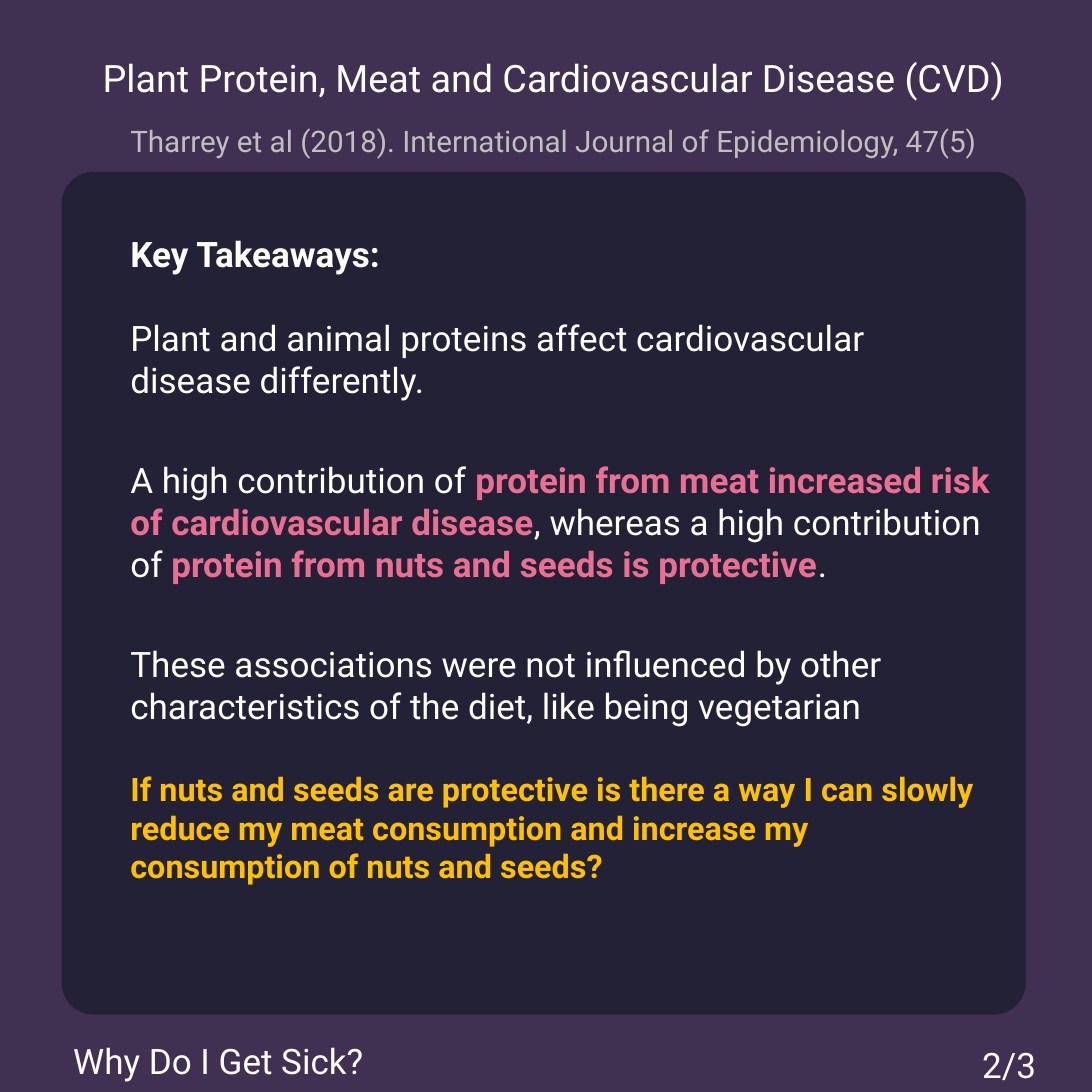
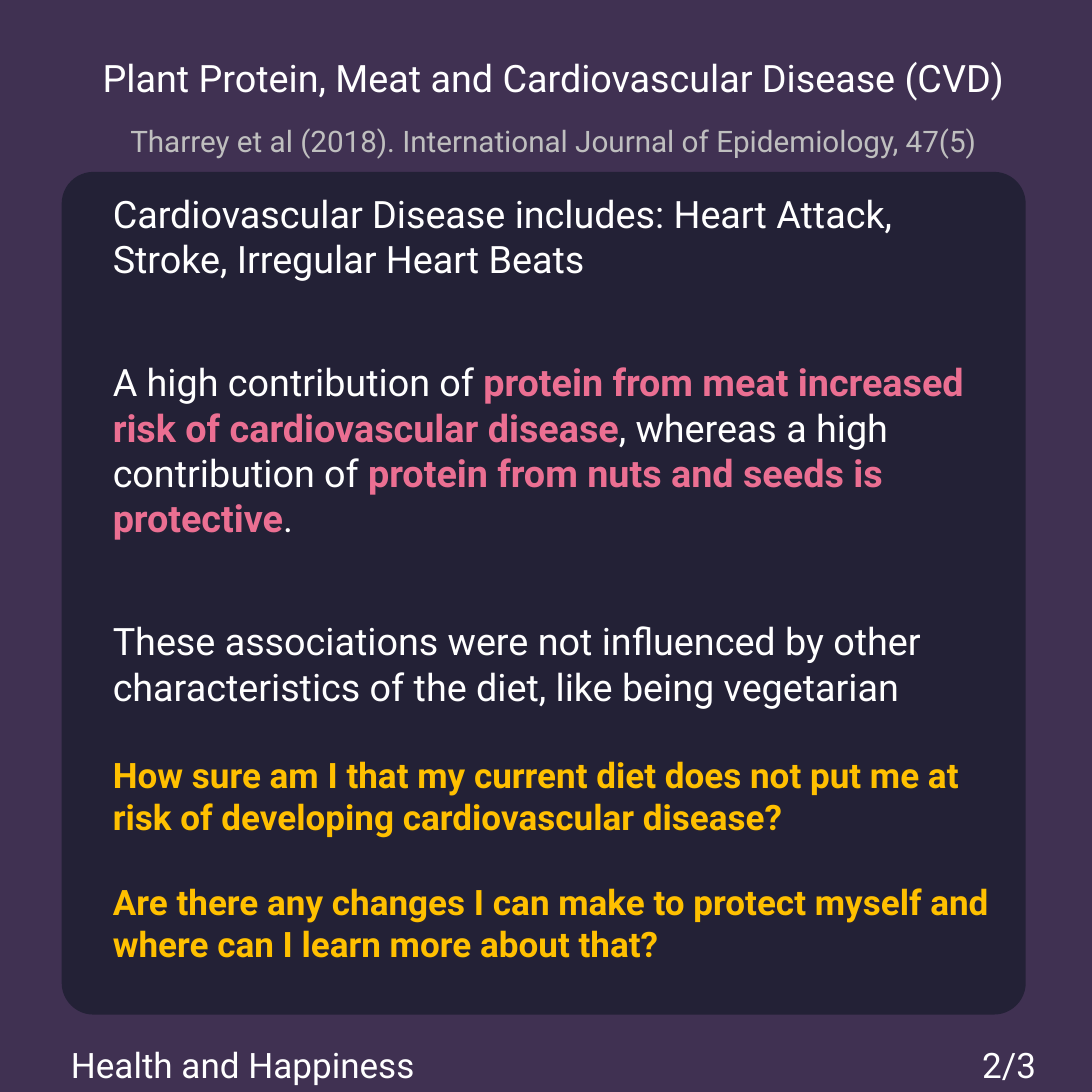
Before and after one commit to msimbao/counselsonlifestyle, a slide deck: slide 2 of posts/MeatVsPlansCVD/slides.pptx. Drawn at 1092x1092 pixels with LibreOffice and Linux fonts; fonts in the diff are those of the drawing. Boxes give left, top, right and bottom in pixels: in the first picture for what was removed or moved away, otherwise in the second. Text is boxed around its words. In the diff, an @@ line names an element or a change of style, - is before the commit and + after.

```diff
--- a/posts/MeatVsPlansCVD/slides.pptx
+++ b/posts/MeatVsPlansCVD/slides.pptx
@@ text "Cardiovascular Disease includes: Heart Attack, ..." moved from (x1=130, y1=240, x2=990, y2=885) to (x1=113, y1=199, x2=988, y2=958) @@
@@ text at (x1=113, y1=199, x2=892, y2=281): text changed; size 26 to 28 pt @@
-Key Takeaways:
-Plant and animal proteins affect cardiovascular disease differently.
+Cardiovascular Disease includes: Heart Attack, Stroke, Irregular Heart Beats
@@ text at (x1=113, y1=367, x2=964, y2=709): size 26 to 28 pt in "A high contribution of protein from meat ...", "These associations were not influenced by other ..." @@
@@ text at (x1=113, y1=761, x2=988, y2=958): text changed; size 24 to 26 pt @@
-If nuts and seeds are protective is there a way I can slowly reduce my meat consumption and increase my consumption of nuts and seeds?
+How sure am I that my current diet does not put me at risk of developing cardiovascular disease?
+Are there any changes I can make to protect myself and where can I learn more about that?
@@ text at (x1=71, y1=1051, x2=414, y2=1085): text changed @@
-Why Do I Get Sick?
+Health and Happiness
```
Also in this commit, not shown: 2 other slides changed, 12 other files.
